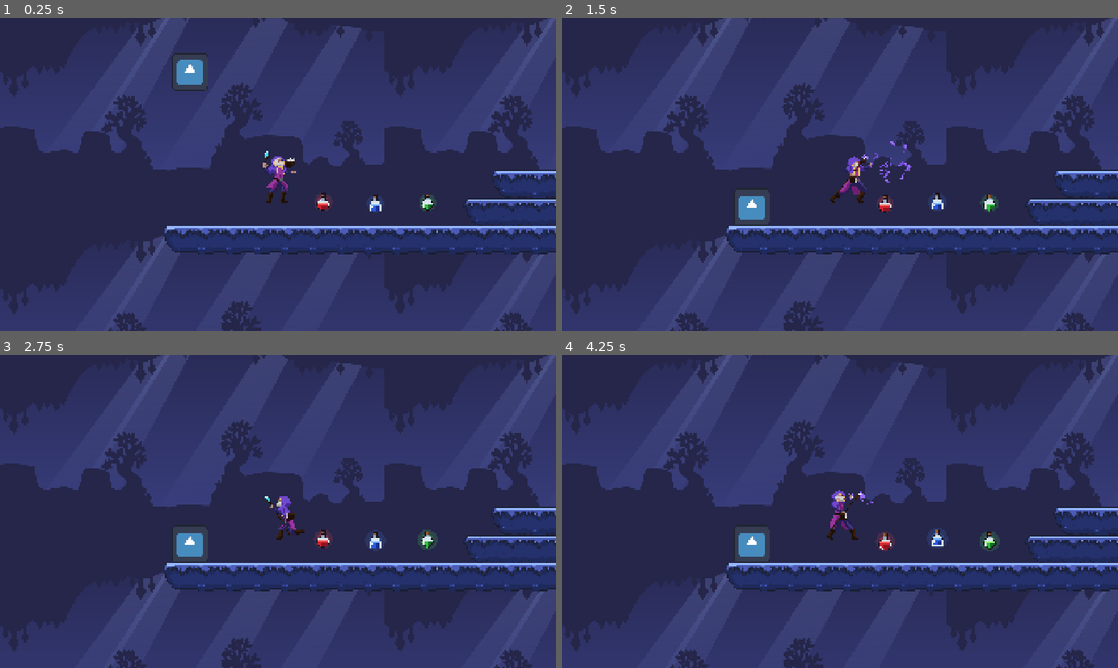
Above: before the commit, frames 1-4 (two rows, left to right).
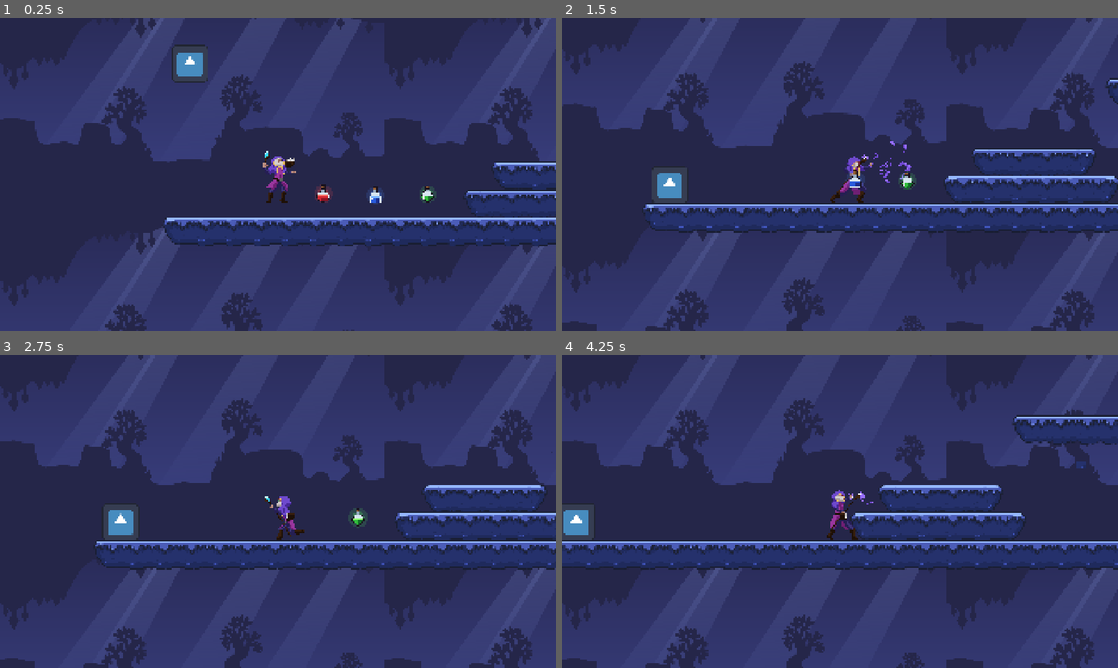
Above: after the commit, the same moments.

Repository: Jarifk/Lab-3-Intro-to-Video-Game-Design
Game: Godot game, scene res://main.tscn
Two runs of this game, one before a commit and one after it. Both use one fixed random seed, a clock stepped at 60 frames per second and the inputs below. The engine's default icon, where the game draws it, is replaced by a stand-in: a white triangle on a blue panel in a dark square.
Inputs:
- Up to frame 1 (0.25 s): no input
- Up to frame 2 (1.5 s): tap Enter (ui_accept) at 0.5, 0.6, 0.77, 1.07, 1.35 s; hold Right (ui_right) from 0.53 s (still down)
- Up to frame 3 (2.75 s): tap Enter (ui_accept) at 1.52, 1.82, 2.1 s; release Right (ui_right) at 2.03 s; hold Left (ui_left) from 2.03 s (still down)
- Up to frame 4 (4.25 s): release Left (ui_left) at 2.78 s; hold Right (ui_right) from 2.78 s (still down); tap Enter (ui_accept) at 2.85, 3.02, 3.32, 3.6, 3.77, 4.07 s

The runs differ from the first frame. In frame 1, 13% of the frame differs, in the area x 0-100%, y 0-100%; in frame 2, 26%; in frame 3, 26%; in frame 4, 28%.

Commit message:
updated interactions(not done)

Diff:
--- a/2d-game/enemy.gd
+++ b/2d-game/enemy.gd
@@ -3,16 +3,43 @@
 
 const SPEED = 300.0
 const JUMP_VELOCITY = -400.0
-
+var direction = 1 #1 is right, -1 is left
+var is_dead = false
 
 func _physics_process(delta: float) -> void:
+	if is_dead:
+		return
+
 	# Add the gravity.
 	if not is_on_floor():
 		velocity += get_gravity() * delta
 
+# Turn around at walls
+	if is_on_wall():
+		direction *= -1
+#Move
+	velocity.x = direction * SPEED
+	$Goblin.flip_h = (direction < 0)
+	$Goblin.play("goblinwalk")
+
+	move_and_slide()
+
+#When Wizard hits Goblin
+func take_damage() -> void:
+	if is_dead:
+		return
+
+	is_dead = true
+	velocity = Vector2.ZERO
+	$Goblin.play("goblindie")
+
+	#Won't kill wizard after it dies
+	$Hitbox/CollisionShape2D.set_deferred("disabled", true)
+	$CollisionShape2D.set_deferred("disabled", true)
+
 	# Handle jump.
 	#if Input.is_action_just_pressed("ui_accept") and is_on_floor():
-		velocity.y = JUMP_VELOCITY
+	#	velocity.y = JUMP_VELOCITY
 
 	# Get the input direction and handle the movement/deceleration.
 	# As good practice, you should replace UI actions with custom gameplay actions.
@@ -20,6 +47,4 @@
 	#if direction:
 	#	velocity.x = direction * SPEED
 	#else:
-		velocity.x = move_toward(velocity.x, 0, SPEED)
-
-	move_and_slide()
+	#	velocity.x = move_toward(velocity.x, 0, SPEED)
--- a/2d-game/enemy.tscn
+++ b/2d-game/enemy.tscn
@@ -3,12 +3,92 @@
 [ext_resource type="Script" uid="uid://bj3i62mwqa507" path="res://enemy.gd" id="1_e1ltt"]
 [ext_resource type="Texture2D" uid="uid://d2qii1s0m5eje" path="res://2D CHIBI GOBLIN/2D CHIBI GOBLIN/CHIBI GOBLIN-PNG/02-Run_/2D_GOBLIN__Run_000.png" id="1_hb8ge"]
 [ext_resource type="Texture2D" uid="uid://dlono77muay3l" path="res://2D CHIBI GOBLIN/2D CHIBI GOBLIN/CHIBI GOBLIN-PNG/02-Run_/2D_GOBLIN__Run_001.png" id="2_e1ltt"]
+[ext_resource type="Texture2D" uid="uid://bx5xjoypggrbh" path="res://2D CHIBI GOBLIN/2D CHIBI GOBLIN/CHIBI GOBLIN-PNG/06-Die_/2D_GOBLIN__Die_000.png" id="2_qgdfx"]
 [ext_resource type="Texture2D" uid="uid://04fsgpp1pd4m" path="res://2D CHIBI GOBLIN/2D CHIBI GOBLIN/CHIBI GOBLIN-PNG/02-Run_/2D_GOBLIN__Run_002.png" id="3_dxifv"]
+[ext_resource type="Texture2D" uid="uid://ccitjmn180eam" path="res://2D CHIBI GOBLIN/2D CHIBI GOBLIN/CHIBI GOBLIN-PNG/06-Die_/2D_GOBLIN__Die_001.png" id="3_qku5p"]
+[ext_resource type="Texture2D" uid="uid://dy55e4wbyht33" path="res://2D CHIBI GOBLIN/2D CHIBI GOBLIN/CHIBI GOBLIN-PNG/06-Die_/2D_GOBLIN__Die_002.png" id="4_l1fjw"]
 [ext_resource type="Texture2D" uid="uid://dkpxqrjjrs44h" path="res://2D CHIBI GOBLIN/2D CHIBI GOBLIN/CHIBI GOBLIN-PNG/02-Run_/2D_GOBLIN__Run_003.png" id="4_pwjut"]
+[ext_resource type="Texture2D" uid="uid://l2b3nmclihon" path="res://2D CHIBI GOBLIN/2D CHIBI GOBLIN/CHIBI GOBLIN-PNG/06-Die_/2D_GOBLIN__Die_003.png" id="5_b5wqg"]
 [ext_resource type="Texture2D" uid="uid://e8icnj5ntioi" path="res://2D CHIBI GOBLIN/2D CHIBI GOBLIN/CHIBI GOBLIN-PNG/02-Run_/2D_GOBLIN__Run_004.png" id="5_n0g06"]
 [ext_resource type="Texture2D" uid="uid://cfvj3ytxrg087" path="res://2D CHIBI GOBLIN/2D CHIBI GOBLIN/CHIBI GOBLIN-PNG/02-Run_/2D_GOBLIN__Run_005.png" id="6_ar8e5"]
+[ext_resource type="Texture2D" uid="uid://3w0nawlu50ry" path="res://2D CHIBI GOBLIN/2D CHIBI GOBLIN/CHIBI GOBLIN-PNG/06-Die_/2D_GOBLIN__Die_004.png" id="6_hgro5"]
+[ext_resource type="Texture2D" uid="uid://nqaujkkb62nl" path="res://2D CHIBI GOBLIN/2D CHIBI GOBLIN/CHIBI GOBLIN-PNG/06-Die_/2D_GOBLIN__Die_005.png" id="7_18rq2"]
 [ext_resource type="Texture2D" uid="uid://ee173uo8ua5c" path="res://2D CHIBI GOBLIN/2D CHIBI GOBLIN/CHIBI GOBLIN-PNG/02-Run_/2D_GOBLIN__Run_006.png" id="7_doop2"]
 [ext_resource type="Texture2D" uid="uid://d34chh1ql812" path="res://2D CHIBI GOBLIN/2D CHIBI GOBLIN/CHIBI GOBLIN-PNG/02-Run_/2D_GOBLIN__Run_007.png" id="8_5hcft"]
+[ext_resource type="Texture2D" uid="uid://4he4ht2ivaci" path="res://2D CHIBI GOBLIN/2D CHIBI GOBLIN/CHIBI GOBLIN-PNG/06-Die_/2D_GOBLIN__Die_006.png" id="8_ccdwq"]
+[ext_resource type="Texture2D" uid="uid://3ap3dntjplrd" path="res://2D CHIBI GOBLIN/2D CHIBI GOBLIN/CHIBI GOBLIN-PNG/06-Die_/2D_GOBLIN__Die_007.png" id="9_0jgdh"]
+[ext_resource type="Texture2D" uid="uid://dnlietbdpb66l" path="res://2D CHIBI GOBLIN/2D CHIBI GOBLIN/CHIBI GOBLIN-PNG/05-Hurt_/2D_GOBLIN__Hurt_000.png" id="10_6wg26"]
+[ext_resource type="Texture2D" uid="uid://c8cniq2pxf1m2" path="res://2D CHIBI GOBLIN/2D CHIBI GOBLIN/CHIBI GOBLIN-PNG/05-Hurt_/2D_GOBLIN__Hurt_001.png" id="11_qskgw"]
+[ext_resource type="Texture2D" uid="uid://drhjor0cb3kf7" path="res://2D CHIBI GOBLIN/2D CHIBI GOBLIN/CHIBI GOBLIN-PNG/05-Hurt_/2D_GOBLIN__Hurt_002.png" id="12_g3onx"]
+[ext_resource type="Texture2D" uid="uid://ccngr3ly8khxq" path="res://2D CHIBI GOBLIN/2D CHIBI GOBLIN/CHIBI GOBLIN-PNG/05-Hurt_/2D_GOBLIN__Hurt_003.png" id="13_o707m"]
+[ext_resource type="Texture2D" uid="uid://cccfyfvbqeajp" path="res://2D CHIBI GOBLIN/2D CHIBI GOBLIN/CHIBI GOBLIN-PNG/05-Hurt_/2D_GOBLIN__Hurt_004.png" id="14_difxq"]
+[ext_resource type="Texture2D" uid="uid://b4rfo6ll5mws" path="res://2D CHIBI GOBLIN/2D CHIBI GOBLIN/CHIBI GOBLIN-PNG/05-Hurt_/2D_GOBLIN__Hurt_005.png" id="15_5tv8x"]
+[ext_resource type="Texture2D" uid="uid://6vrqoaaktigq" path="res://2D CHIBI GOBLIN/2D CHIBI GOBLIN/CHIBI GOBLIN-PNG/05-Hurt_/2D_GOBLIN__Hurt_006.png" id="16_jnl6c"]
+[ext_resource type="Texture2D" uid="uid://ce06cuduobwny" path="res://2D CHIBI GOBLIN/2D CHIBI GOBLIN/CHIBI GOBLIN-PNG/05-Hurt_/2D_GOBLIN__Hurt_007.png" id="17_lv0vf"]
+
+[sub_resource type="AtlasTexture" id="AtlasTexture_6fu1e"]
+atlas = ExtResource("2_qgdfx")
+region = Rect2(0, 0, 524, 591)
+
+[sub_resource type="AtlasTexture" id="AtlasTexture_p80fi"]
+atlas = ExtResource("3_qku5p")
+region = Rect2(0, 0, 524, 591)
+
+[sub_resource type="AtlasTexture" id="AtlasTexture_ju3h7"]
+atlas = ExtResource("4_l1fjw")
+region = Rect2(0, 0, 524, 591)
+
+[sub_resource type="AtlasTexture" id="AtlasTexture_p3p7n"]
+atlas = ExtResource("5_b5wqg")
+region = Rect2(0, 0, 524, 591)
+
+[sub_resource type="AtlasTexture" id="AtlasTexture_8ehh3"]
+atlas = ExtResource("6_hgro5")
+region = Rect2(0, 0, 524, 591)
+
+[sub_resource type="AtlasTexture" id="AtlasTexture_8nwx4"]
+atlas = ExtResource("7_18rq2")
+region = Rect2(0, 0, 524, 591)
+
+[sub_resource type="AtlasTexture" id="AtlasTexture_fq8ad"]
+atlas = ExtResource("8_ccdwq")
+region = Rect2(0, 0, 524, 591)
+
+[sub_resource type="AtlasTexture" id="AtlasTexture_j1pr3"]
+atlas = ExtResource("9_0jgdh")
+region = Rect2(0, 0, 524, 591)
+
+[sub_resource type="AtlasTexture" id="AtlasTexture_xxnat"]
+atlas = ExtResource("10_6wg26")
+region = Rect2(0, 0, 524, 591)
+
+[sub_resource type="AtlasTexture" id="AtlasTexture_nettl"]
+atlas = ExtResource("11_qskgw")
+region = Rect2(0, 0, 524, 591)
+
+[sub_resource type="AtlasTexture" id="AtlasTexture_20yfm"]
+atlas = ExtResource("12_g3onx")
+region = Rect2(0, 0, 524, 591)
+
+[sub_resource type="AtlasTexture" id="AtlasTexture_q6aid"]
+atlas = ExtResource("13_o707m")
+region = Rect2(0, 0, 524, 591)
+
+[sub_resource type="AtlasTexture" id="AtlasTexture_t62om"]
+atlas = ExtResource("14_difxq")
+region = Rect2(0, 0, 524, 591)
+
+[sub_resource type="AtlasTexture" id="AtlasTexture_di3s7"]
+atlas = ExtResource("15_5tv8x")
+region = Rect2(0, 0, 524, 591)
+
+[sub_resource type="AtlasTexture" id="AtlasTexture_p8kvh"]
+atlas = ExtResource("16_jnl6c")
+region = Rect2(0, 0, 524, 591)
+
+[sub_resource type="AtlasTexture" id="AtlasTexture_oj7qy"]
+atlas = ExtResource("17_lv0vf")
+region = Rect2(0, 0, 524, 591)
 
 [sub_resource type="AtlasTexture" id="AtlasTexture_nnovl"]
 atlas = ExtResource("1_hb8ge")
@@ -46,6 +126,64 @@
 animations = [{
 "frames": [{
 "duration": 1.0,
+"texture": SubResource("AtlasTexture_6fu1e")
+}, {
+"duration": 1.0,
+"texture": SubResource("AtlasTexture_p80fi")
+}, {
+"duration": 1.0,
+"texture": SubResource("AtlasTexture_ju3h7")
+}, {
+"duration": 1.0,
+"texture": SubResource("AtlasTexture_p3p7n")
+}, {
+"duration": 1.0,
+"texture": SubResource("AtlasTexture_8ehh3")
+}, {
+"duration": 1.0,
+"texture": SubResource("AtlasTexture_8nwx4")
+}, {
+"duration": 1.0,
+"texture": SubResource("AtlasTexture_fq8ad")
+}, {
+"duration": 1.0,
+"texture": SubResource("AtlasTexture_j1pr3")
+}],
+"loop": 1,
+"name": &"goblindie",
+"speed": 5.0
+}, {
+"frames": [{
+"duration": 1.0,
+"texture": SubResource("AtlasTexture_xxnat")
+}, {
+"duration": 1.0,
+"texture": SubResource("AtlasTexture_nettl")
+}, {
+"duration": 1.0,
+"texture": SubResource("AtlasTexture_20yfm")
+}, {
+"duration": 1.0,
+"texture": SubResource("AtlasTexture_q6aid")
+}, {
+"duration": 1.0,
+"texture": SubResource("AtlasTexture_t62om")
+}, {
+"duration": 1.0,
+"texture": SubResource("AtlasTexture_di3s7")
+}, {
+"duration": 1.0,
+"texture": SubResource("AtlasTexture_p8kvh")
+}, {
+"duration": 1.0,
+"texture": SubResource("AtlasTexture_oj7qy")
+}],
+"loop": 1,
+"name": &"goblinhurt",
+"speed": 5.0
+}, {
+"frames": [{
+"duration": 1.0,
 "texture": SubResource("AtlasTexture_nnovl")
 }, {
 "duration": 1.0,
@@ -70,8 +208,8 @@
 "texture": SubResource("AtlasTexture_kdav3")
 }],
 "loop": 1,
-"name": &"default",
-"speed": 5.0
+"name": &"goblinwalk",
+"speed": 6.0
 }]
 
 [sub_resource type="CapsuleShape2D" id="CapsuleShape2D_sr3cs"]
@@ -88,7 +226,9 @@
 position = Vector2(2.000001, -3)
 scale = Vector2(0.40696567, 0.36230963)
 sprite_frames = SubResource("SpriteFrames_bxlro")
-frame_progress = 0.24155988
+animation = &"goblinwalk"
+frame = 1
+frame_progress = 0.623389
 
 [node name="CollisionShape2D" type="CollisionShape2D" parent="." unique_id=17940546]
 position = Vector2(12, -10)
--- a/2d-game/player.gd
+++ b/2d-game/player.gd
@@ -34,8 +34,16 @@
 			$Wizard.play("walk")
 		else:
 			$Wizard.play("idle")
-	# Death
+
+	move_and_slide()
+
+#Fighting goblin triggers only when attacking
+func _on_attack_area_body_entered(body: Node2D) -> void:
+	# Only deal damage if the wizard is actively playing the attack animation
+	if $Wizard.animation == "attack" and $Wizard.is_playing():
+		if body.has_method("take_damage"):
+			body.take_damage()
+
+# Death
 func die() -> void:
 	get_tree().reload_current_scene()
-
-	move_and_slide()
